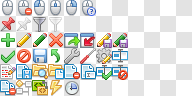
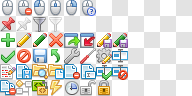
Comparing the layer stacks of the two 192×96 images. Changes:
added group "unlock" with 3 layers above "lock (FatCow)" over [80, 80, 110, 96]
added layer "lock_open (FatCow) copy bw" in group "unlock" over [80, 80, 96, 96]
added layer "lock (FatCow)" above "grid" over [98, 80, 110, 96]
